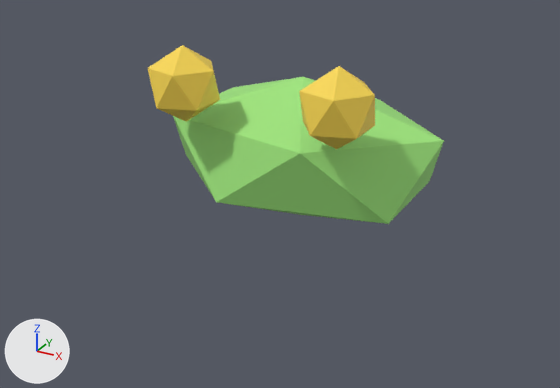
An edit to the FBX model Assets/Art/Models/Frog.fbx, drawn before and after from the same camera.
The view is the same before and after, from a 50 mm lens placed at (0.647, -1.267, 0.706), pointed at (0.012, -0.112, 0.129). Every picture has the same lights, and +X, +Y and +Z are marked at lower left. The first picture is the older version. Where no turn or scale is listed for an object, it has been applied to the vertices.

The older version as bpy lines, for what is in view:
```python
me_icosphere_037 = bpy.data.meshes.new('Icosphere.037')
me_icosphere_037.from_pydata(...)  # an icosphere of 20 faces spanning x -0.279..0.279, y -0.177..0.177, z -0.143..0.143
me_icosphere_037.materials.append(mat_m_greenlight)  # green #9ee57c
me_icosphere_038 = bpy.data.meshes.new('Icosphere.038')
me_icosphere_038.from_pydata(...)  # an icosphere of 20 faces spanning x -0.0626..0.0626, y -0.0595..0.0595, z -0.07..0.07
me_icosphere_038.materials.append(mat_m_yellow)  # yellow #f9d750
me_icosphere_039 = bpy.data.meshes.new('Icosphere.039')
me_icosphere_039.from_pydata(...)  # an icosphere of 20 faces spanning x -0.0626..0.0626, y -0.0595..0.0595, z -0.07..0.07
me_icosphere_039.materials.append(mat_m_yellow)  # yellow #f9d750
ob_frogbody = bpy.data.objects.new('FrogBody', me_icosphere_037)
ob_frogbody.location = (0.0, 0.0, 0.18)
ob_frogeye_0_15 = bpy.data.objects.new('FrogEye_0.15', me_icosphere_039)
ob_frogeye_0_15.location = (0.15, -0.17, 0.33)
ob_frogeye__0_15 = bpy.data.objects.new('FrogEye_-0.15', me_icosphere_038)
ob_frogeye__0_15.location = (-0.15, -0.17, 0.33)
```
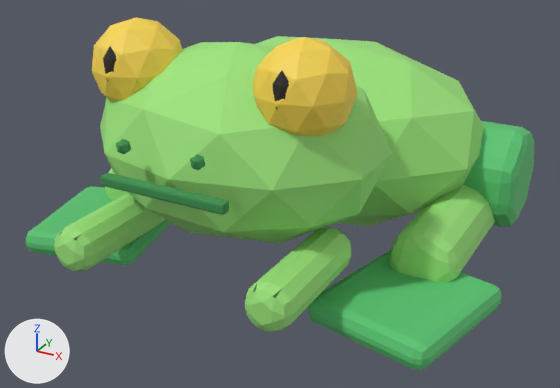
Location of each change, (x1, y1, x2, y2) in pixels of the pictures (560 x 388 px):
'FrogBody', reshaped, moved: before (173, 77, 444, 224); after (256, 36, 484, 226)
'FrogHead', added (green): after (100, 42, 392, 243)
'FrogWebbedFoot_0.15', added (green): after (308, 250, 501, 370)
'FrogEye_0.15', reshaped, moved (38% wider, 19% taller): before (299, 66, 375, 149); after (253, 37, 358, 136)
'FrogEye_-0.15', reshaped, moved: before (148, 45, 220, 122); after (92, 17, 182, 101)
'FrogShin_0.15', added (green): after (390, 185, 495, 282)
'FrogFrontLeg_0.18', added (green): after (245, 227, 351, 331)
'FrogThigh_0.15', added (green): after (463, 121, 534, 227)
'FrogFrontLeg_-0.18', added (green): after (54, 193, 165, 271)
'FrogWebbedFoot_-0.15', added (green): after (26, 186, 171, 265)
'FrogMouth', added (green): after (101, 173, 229, 215)
'FrogPupil_0.15', added: after (273, 71, 289, 109)
'FrogPupil_-0.15', added: after (103, 47, 116, 81)
'FrogShin_-0.15', added (mostly hidden): after (105, 168, 127, 201)
'FrogNostril_0.065', added: after (190, 154, 206, 170)
'FrogNostril_-0.065', added: after (116, 139, 131, 154)

What changed in the scene script:
```text
Change me_icosphere_039:
    remove me_icosphere_039.from_pydata(...)  # 12 vertices, 20 faces; spans x -0.0626..0.0626, y -0.0595..0.0595, z -0.07..0.07
    add me_icosphere_039.from_pydata(...)  # 42 vertices, 80 faces; spans x -0.0742..0.0742, y -0.078..0.078, z -0.078..0.078
    me_icosphere_039 part 2: 12 vertices removed from x -0.0626..0.0626, y -0.0595..0.0595, z -0.07..0.07; 42 vertices added at x -0.0742..0.0742, y -0.078..0.078, z -0.078..0.078, forming an icosphere of 80 faces
Change me_icosphere_037:
    remove me_icosphere_037.from_pydata(...)  # 12 vertices, 20 faces; spans x -0.279..0.279, y -0.177..0.177, z -0.143..0.143
    add me_icosphere_037.from_pydata(...)  # 42 vertices, 80 faces; spans x -0.325..0.325, y -0.267..0.267, z -0.18..0.18
    me_icosphere_037 part 1: 12 vertices removed from x -0.279..0.279, y -0.177..0.177, z -0.143..0.143; 42 vertices added at x -0.325..0.325, y -0.267..0.267, z -0.18..0.18, forming an icosphere of 80 faces
Change me_icosphere_038:
    remove me_icosphere_038.from_pydata(...)  # 12 vertices, 20 faces; spans x -0.0626..0.0626, y -0.0595..0.0595, z -0.07..0.07
    add me_icosphere_038.from_pydata(...)  # 42 vertices, 80 faces; spans x -0.0742..0.0742, y -0.078..0.078, z -0.078..0.078
    me_icosphere_038 part 3: 12 vertices removed from x -0.0626..0.0626, y -0.0595..0.0595, z -0.07..0.07; 42 vertices added at x -0.0742..0.0742, y -0.078..0.078, z -0.078..0.078, forming an icosphere of 80 faces
Change ob_frogeye_0_15:
    ob_frogeye_0_15.location: (0.15, -0.17, 0.33) -> (0.15, -0.29, 0.39)
Change ob_frogbody:
    ob_frogbody.location: (0.0, 0.0, 0.18) -> (0.0, 0.08, 0.2)
Change ob_frogeye__0_15:
    ob_frogeye__0_15.location: (-0.15, -0.17, 0.33) -> (-0.15, -0.29, 0.39)
Add ob_frogwebbedfoot__0_15:
    ob_frogwebbedfoot__0_15 = bpy.data.objects.new('FrogWebbedFoot_-0.15', me_cube_040)  # 56 vertices, 54 faces; spans x -0.131..0.131, y -0.142..0.142, z -0.023..0.023; in mat_m_green (green #59c473)
    ob_frogwebbedfoot__0_15.location = (-0.308, -0.23, 0.045)
Add ob_frogpupil_0_15:
    ob_frogpupil_0_15 = bpy.data.objects.new('FrogPupil_0.15', me_icosphere_043)  # an icosphere of 20 faces spanning x -0.0143..0.0143, y -0.0094..0.0094, z -0.0362..0.0362; in mat_m_black (black #2c2724)
    ob_frogpupil_0_15.location = (0.15, -0.357, 0.4)
Add ob_frogfrontleg_0_18:
    ob_frogfrontleg_0_18 = bpy.data.objects.new('FrogFrontLeg_0.18', me_cylinder_029)  # 76 vertices, 68 faces; spans x -0.039..0.039, y -0.12..0.12, z -0.039..0.039; in mat_m_greenlight (green #9ee57c)
    ob_frogfrontleg_0_18.location = (0.18, -0.35, 0.12)
Add ob_frogmouth:
    ob_frogmouth = bpy.data.objects.new('FrogMouth', me_cube_042)  # 56 vertices, 54 faces; spans x -0.11..0.11, y -0.009..0.009, z -0.009..0.009; in mat_m_frogdark (green #3c9050)
    ob_frogmouth.location = (0.0, -0.443, 0.255)
Add ob_frogwebbedfoot_0_15:
    ob_frogwebbedfoot_0_15 = bpy.data.objects.new('FrogWebbedFoot_0.15', me_cube_041)  # 56 vertices, 54 faces; spans x -0.131..0.131, y -0.142..0.142, z -0.023..0.023; in mat_m_green (green #59c473)
    ob_frogwebbedfoot_0_15.location = (0.308, -0.23, 0.045)
Add ob_frogpupil__0_15:
    ob_frogpupil__0_15 = bpy.data.objects.new('FrogPupil_-0.15', me_icosphere_043.copy())
    ob_frogpupil__0_15.location = (-0.15, -0.357, 0.4)
Add ob_frogthigh_0_15:
    ob_frogthigh_0_15 = bpy.data.objects.new('FrogThigh_0.15', me_cylinder_026)  # 98 vertices, 93 faces; spans x -0.15..0.15, y -0.095..0.1, z -0.097..0.097; in mat_m_green (green #59c473)
    ob_frogthigh_0_15.location = (0.248, 0.15, 0.14)
Add ob_froghead:
    ob_froghead = bpy.data.objects.new('FrogHead', me_icosphere_039_1)  # an icosphere of 80 faces spanning x -0.247..0.247, y -0.197..0.197, z -0.163..0.163; in mat_m_greenlight (green #9ee57c)
    ob_froghead.location = (0.0, -0.23, 0.27)
Add ob_frogshin_0_15:
    ob_frogshin_0_15 = bpy.data.objects.new('FrogShin_0.15', me_cylinder_027)  # 98 vertices, 93 faces; spans x -0.058..0.058, y -0.16..0.16, z -0.059..0.06; in mat_m_greenlight (green #9ee57c)
    ob_frogshin_0_15.location = (0.308, -0.02, 0.085)
Add ob_frogfrontleg__0_18:
    ob_frogfrontleg__0_18 = bpy.data.objects.new('FrogFrontLeg_-0.18', me_cylinder_028)  # 76 vertices, 68 faces; spans x -0.039..0.039, y -0.12..0.12, z -0.039..0.039; in mat_m_greenlight (green #9ee57c)
    ob_frogfrontleg__0_18.location = (-0.18, -0.35, 0.12)
Add ob_frogshin__0_15:
    ob_frogshin__0_15 = bpy.data.objects.new('FrogShin_-0.15', me_cylinder_027.copy())
    ob_frogshin__0_15.location = (-0.308, -0.02, 0.085)
Add ob_frognostril_0_065:
    ob_frognostril_0_065 = bpy.data.objects.new('FrogNostril_0.065', me_icosphere_045)  # an icosphere of 20 faces spanning x -0.0107..0.0107, y -0.0102..0.0102, z -0.012..0.012; in mat_m_frogdark (green #3c9050)
    ob_frognostril_0_065.location = (0.065, -0.444, 0.315)
Add ob_frognostril__0_065:
    ob_frognostril__0_065 = bpy.data.objects.new('FrogNostril_-0.065', me_icosphere_045.copy())
    ob_frognostril__0_065.location = (-0.065, -0.444, 0.315)
```
